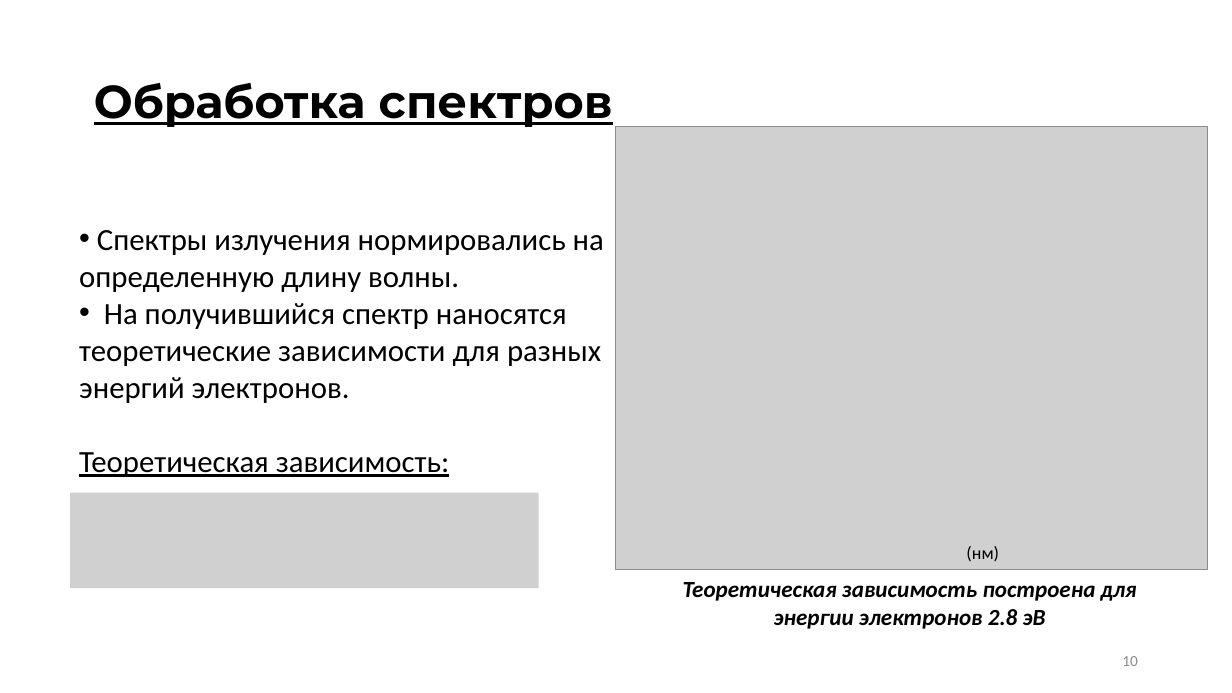
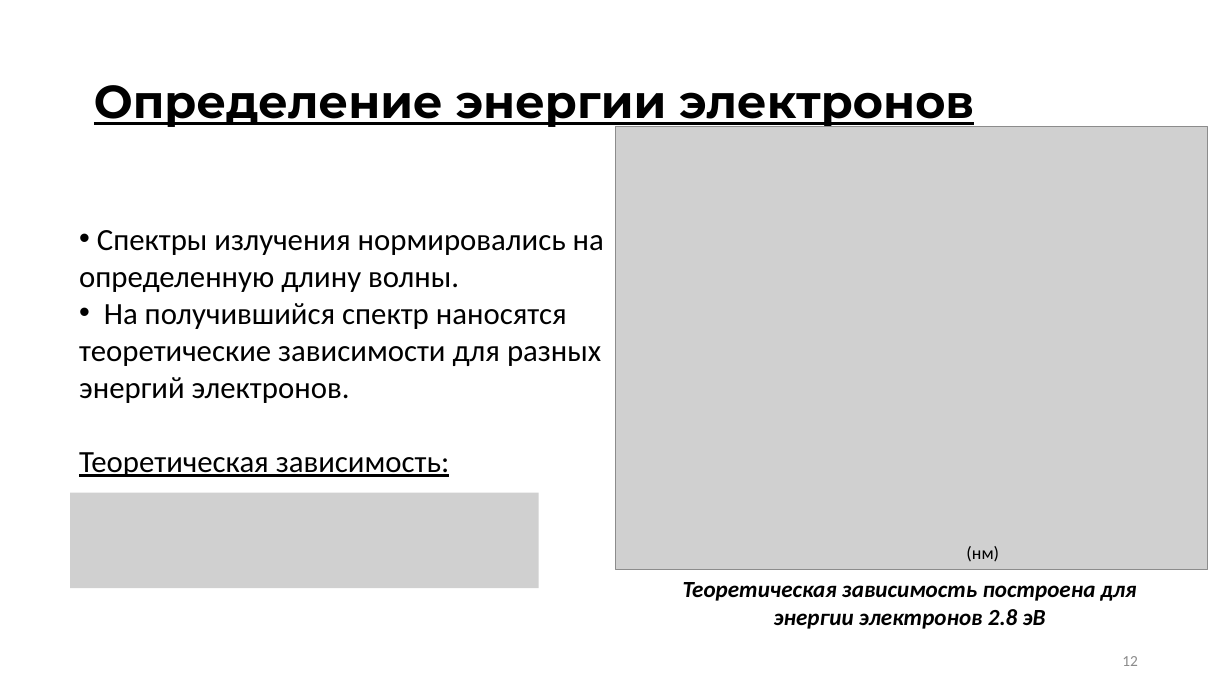
Before and after one commit to ulanich/msu, a slide deck: slide 12 of МАГ.ДИСС/предзащита.pptx (slide 10 before the commit). Drawn at 1232x693 pixels with LibreOffice and Linux fonts; fonts in the diff are those of the drawing; grey boxes stand for pictures. Boxes give left, top, right and bottom in pixels: in the first picture for what was removed or moved away, otherwise in the second. Text is boxed around its words. In the diff, an @@ line names an element or a change of style, - is before the commit and + after.

```diff
--- a/МАГ.ДИСС/предзащита.pptx
+++ b/МАГ.ДИСС/предзащита.pptx
@@ title at (94,85,974,130): text changed @@
-Обработка спектров
+Определение энергии электронов
@@ page number at (1122,656,1138,666): text changed @@
-10
+12
```
Also in this commit, not shown: 14 other slides changed, 6 slides added, 3 other files.
